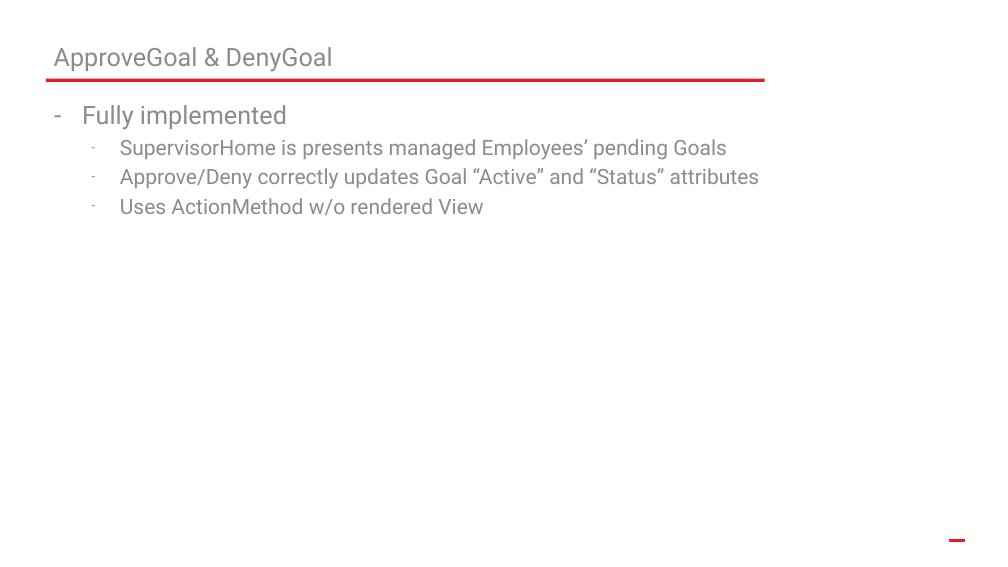
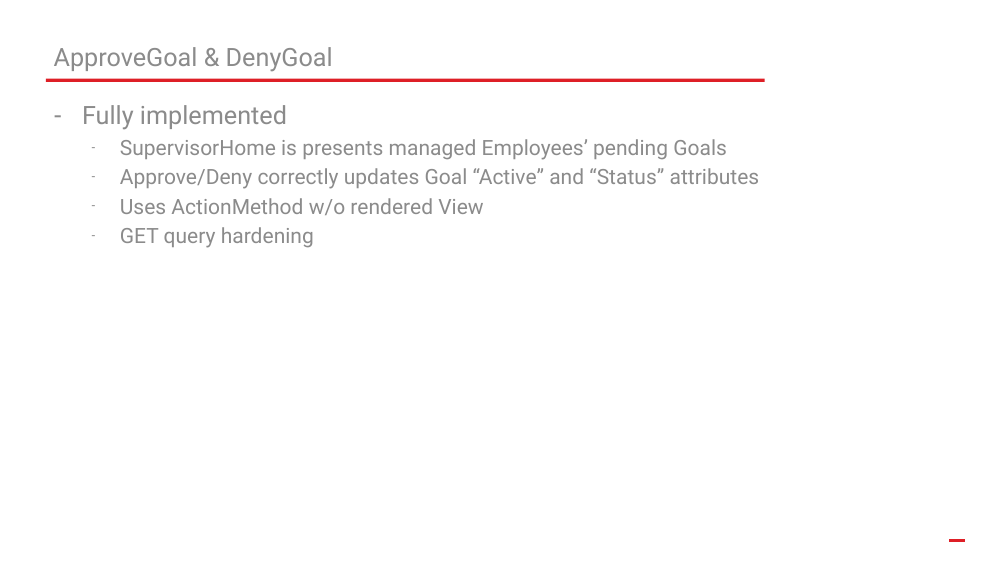
Before and after one commit to tattymennis/csci-4712-senior-capstone, a slide deck: slide 11 of Resources/csci-4712-week13.pptx (slide 10 before the commit). Drawn at 1008x567 pixels with LibreOffice and Linux fonts; fonts in the diff are those of the drawing; background and template pictures are left out. Boxes give left, top, right and bottom in pixels: in the first picture for what was removed or moved away, otherwise in the second. Text is boxed around its words. In the diff, an @@ line names an element or a change of style, - is before the commit and + after.

```diff
--- a/Resources/csci-4712-week13.pptx
+++ b/Resources/csci-4712-week13.pptx
@@ text at (120, 227, 314, 248): paragraph added @@
+  – GET query hardening
```
Also in this commit, not shown: 4 other slides changed, 2 slides added, 6 other files.
